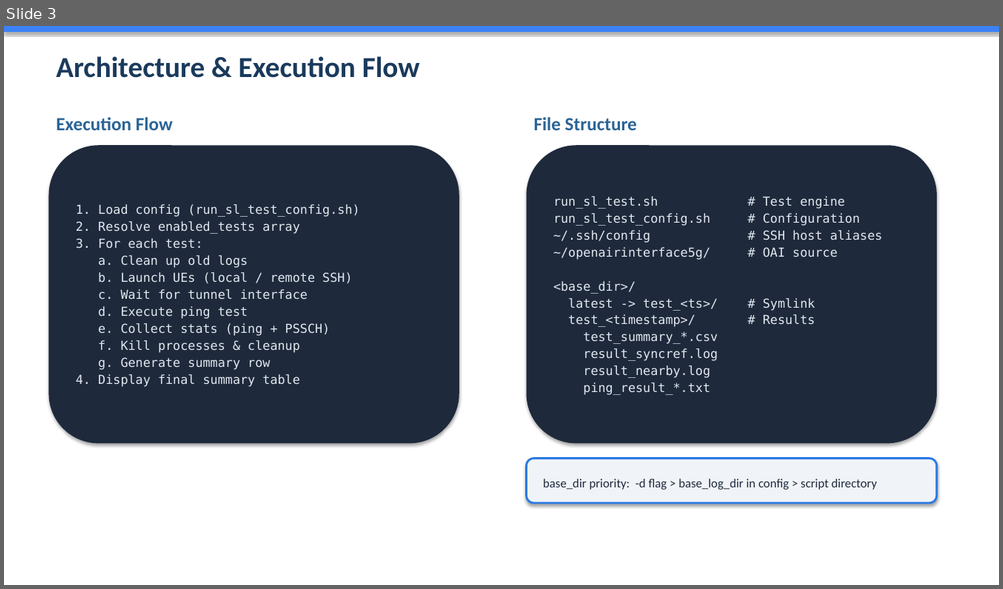
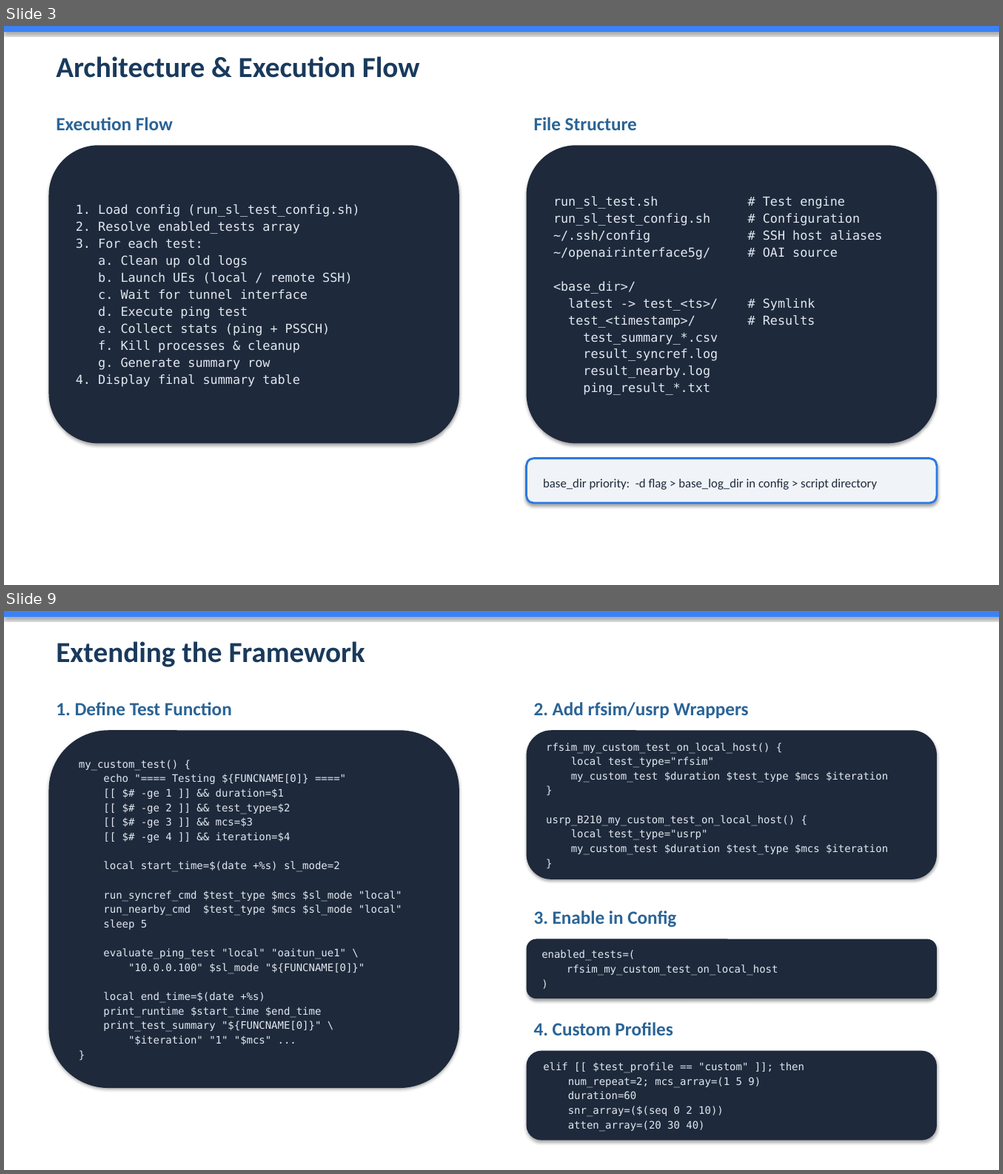
Before and after one commit to davidkimmy/openairinterface5g, a slide deck: doc/episys/test_script/overview_sl_test.pptx. Shown one above the other, each under a label of ours: slide 3 before the commit, slides 3 and 9 after it; the slides between them are not shown. The pictures are 1003x589 and 1003x1174 pixels, drawn with LibreOffice and Linux fonts; fonts in the diff are those of the drawing. Boxes give left, top, right and bottom in pixels: in the first picture for what was removed or moved away, otherwise in the second. Text is boxed around its words. In the diff, an @@ line names an element or a change of style, - is before the commit and + after.

Commit message:
Supporting bash based operation (non-gnome-terminal) and local logging.

```diff
--- a/doc/episys/test_script/overview_sl_test.pptx
+++ b/doc/episys/test_script/overview_sl_test.pptx
@@ slide 9 added at bbox=[4, 611, 999, 1170], background #FFFFFF @@
@@ rectangle added at bbox=[4, 611, 999, 617], fill #3B82F6 @@
@@ text added at bbox=[56, 641, 365, 667], 28 pt, text #1A3A5C, bold @@
+Extending the Framework
@@ text added at bbox=[56, 702, 232, 715], 18 pt, text #2A6496, bold @@
+1. Define Test Function
@@ text added at bbox=[534, 702, 748, 718], 18 pt, text #2A6496, bold @@
+2. Add rfsim/usrp Wrappers
@@ rounded rectangle added at bbox=[48, 730, 459, 1088], fill #1E293B, 10 pt, text #E2E8F0 @@
+my_custom_test() {
+echo "==== Testing ${FUNCNAME[0]} ===="
+[[ $# -ge 1 ]] && duration=$1
+[[ $# -ge 2 ]] && test_type=$2
+[[ $# -ge 3 ]] && mcs=$3
+[[ $# -ge 4 ]] && iteration=$4
+local start_time=$(date +%s) sl_mode=2
+run_syncref_cmd $test_type $mcs $sl_mode "local"
+run_nearby_cmd $test_type $mcs $sl_mode "local"
+sleep 5
+evaluate_ping_test "local" "oaitun_ue1" \
+"10.0.0.100" $sl_mode "${FUNCNAME[0]}"
+local end_time=$(date +%s)
+print_runtime $start_time $end_time
+print_test_summary "${FUNCNAME[0]}" \
+"$iteration" "1" "$mcs" ...
+}
@@ rounded rectangle added at bbox=[526, 730, 936, 880], fill #1E293B, 10 pt, text #E2E8F0 @@
+rfsim_my_custom_test_on_local_host() {
+local test_type="rfsim"
+my_custom_test $duration $test_type $mcs $iteration
+}
+usrp_B210_my_custom_test_on_local_host() {
+local test_type="usrp"
+my_custom_test $duration $test_type $mcs $iteration
+}
@@ text added at bbox=[534, 911, 676, 928], 18 pt, text #2A6496, bold @@
+3. Enable in Config
@@ rounded rectangle added at bbox=[526, 940, 936, 999], fill #1E293B, 10 pt, text #E2E8F0 @@
+enabled_tests=(
+rfsim_my_custom_test_on_local_host
+)
@@ text added at bbox=[534, 1022, 672, 1036], 18 pt, text #2A6496, bold @@
+4. Custom Profiles
@@ rounded rectangle added at bbox=[526, 1051, 936, 1141], fill #1E293B, 10 pt, text #E2E8F0 @@
+elif [[ $test_profile == "custom" ]]; then
+num_repeat=2; mcs_array=(1 5 9)
+duration=60
+snr_array=($(seq 0 2 10))
+atten_array=(20 30 40)
```
Also in this commit, not shown: 5 slides changed, 2 other slides added, 4 other files.
